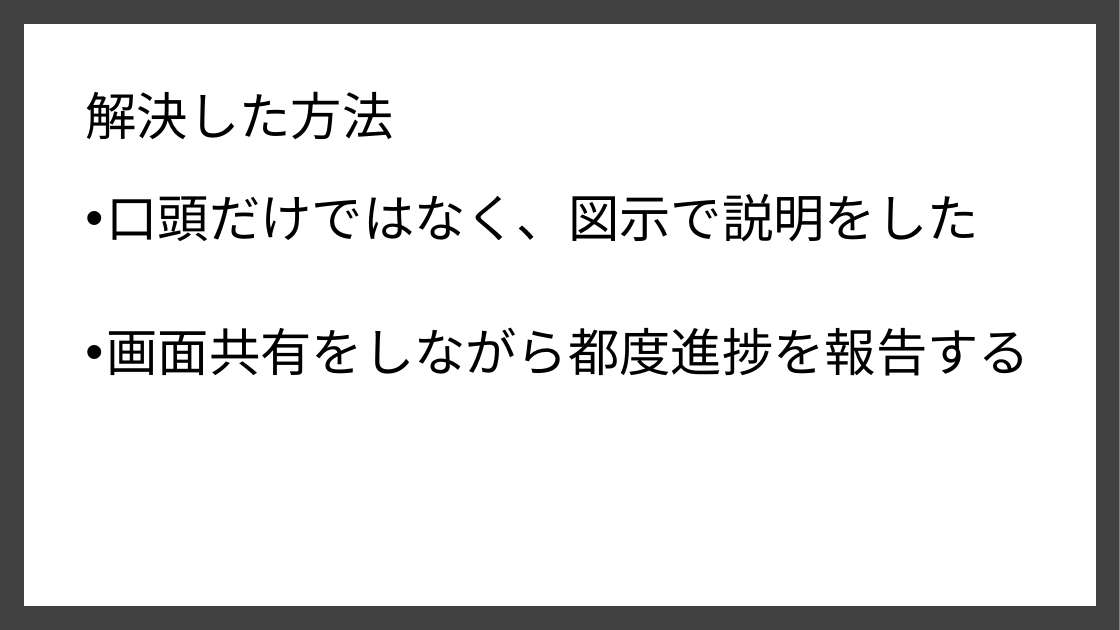
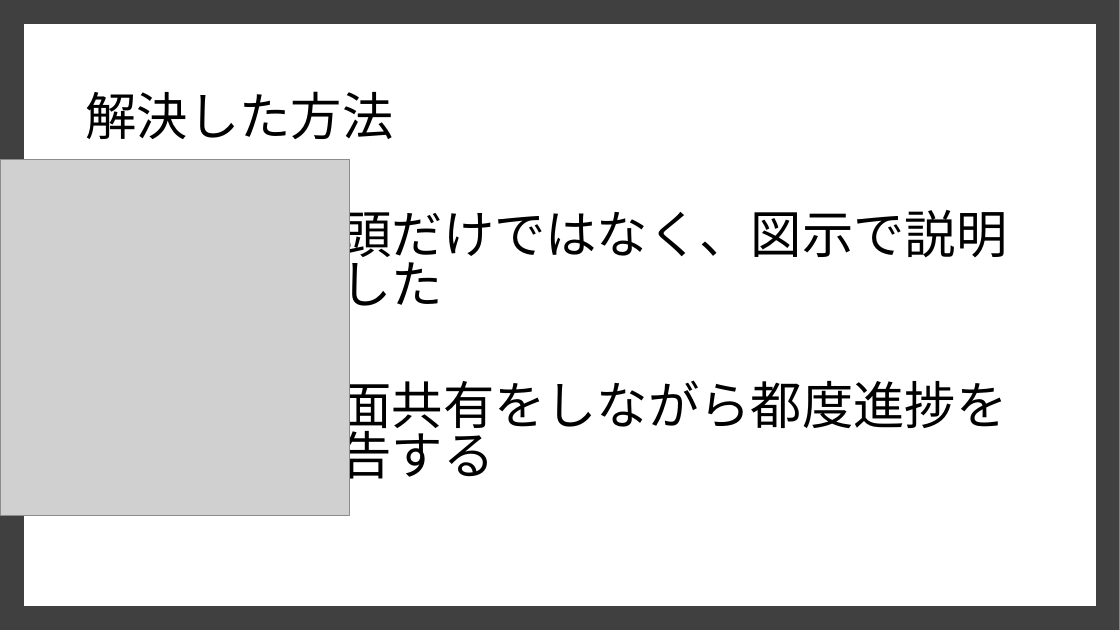
Before and after one commit to dojo2022/E-4, a slide deck: slide 10 of E4_配布資料/研修結果発表パワーポイント.pptx. Drawn at 1120x630 pixels with LibreOffice and Linux fonts; fonts in the diff are those of the drawing; grey boxes stand for pictures. Boxes give left, top, right and bottom in pixels: in the first picture for what was removed or moved away, otherwise in the second. Text is boxed around its words. In the diff, an @@ line names an element or a change of style, - is before the commit and + after.

```diff
--- a/E4_配布資料/研修結果発表パワーポイント.pptx
+++ b/E4_配布資料/研修結果発表パワーポイント.pptx
@@ picture added at [0,160,350,515] @@
@@ text "口頭だけではなく、図示で説明をした": place and size @@
-text "口頭だけではなく、図示で説明をした" at [106,194,1030,376]
+text "口頭だけではなく、図示で説明をした" at [289,201,1008,487]
@@ text "口頭だけではなく、図示で説明をした" at [289,201,1008,487]: line spacing 0.9 to 0.8 @@
```
Also in this commit, not shown: 3 other slides changed.
